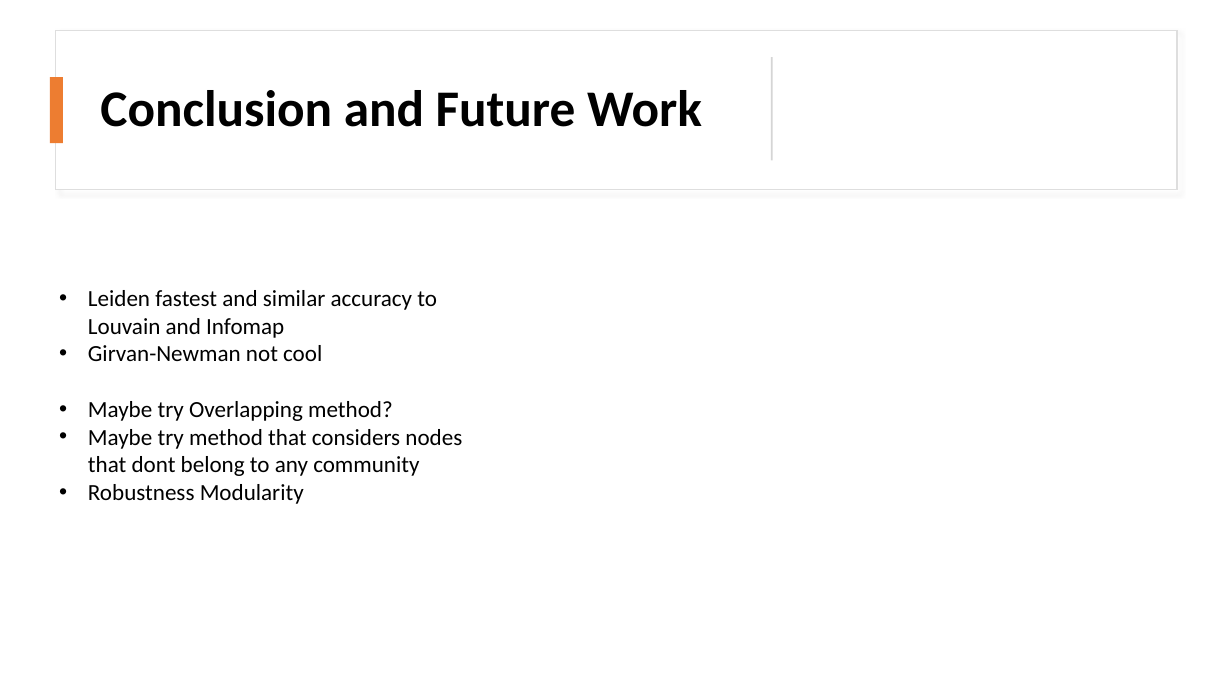
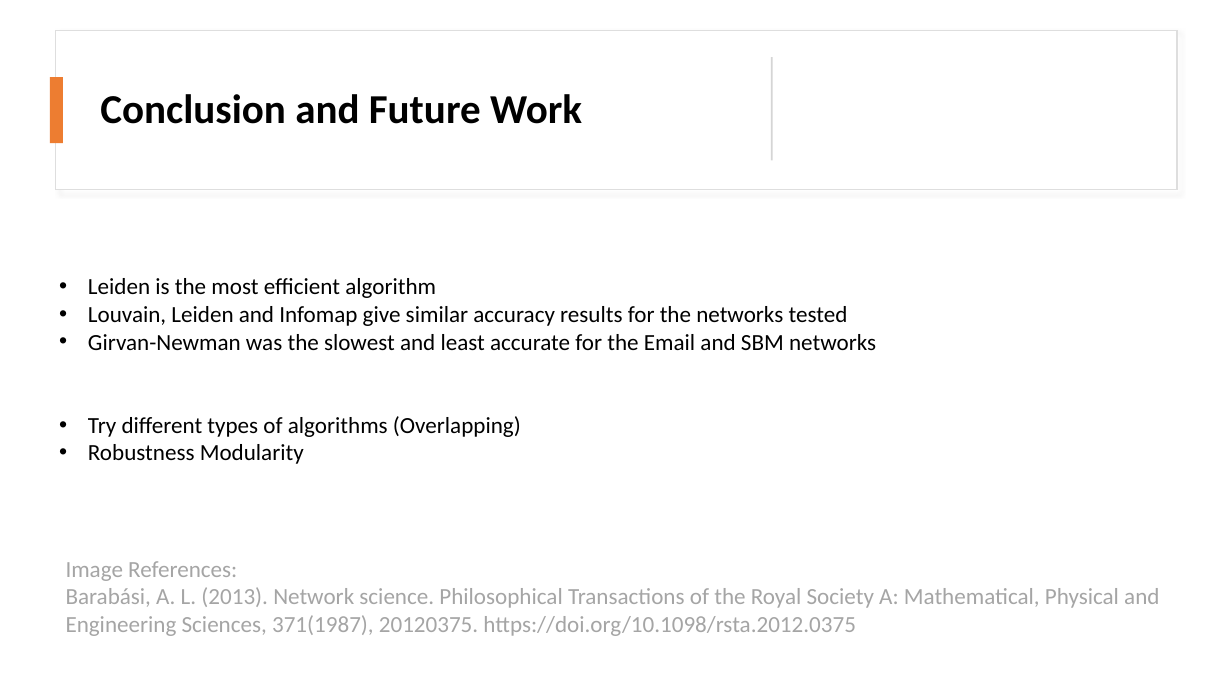
Before and after one commit to fabiuchiha/CRC2021, a slide deck: slide 10 of Docs/CRC_presentation.pptx. Drawn at 1232x693 pixels with LibreOffice and Linux fonts; fonts in the diff are those of the drawing. Boxes give left, top, right and bottom in pixels: in the first picture for what was removed or moved away, otherwise in the second. Text is boxed around its words. In the diff, an @@ line names an element or a change of style, - is before the commit and + after.

```diff
--- a/Docs/CRC_presentation.pptx
+++ b/Docs/CRC_presentation.pptx
@@ title "Conclusion and Future Work" at (100,94,582,124): size 40 to 32 pt @@
@@ text "Leiden is the most efficient ...": place and size @@
-text "Leiden is the most efficient ..." at (88,290,462,504)
+text "Leiden is the most efficient ..." at (88,278,876,464)
@@ text at (88,278,876,437): text changed @@
-• Leiden fastest and similar accuracy to Louvain and Infomap
-• Girvan-Newman not cool
-• Maybe try Overlapping method?
-• Maybe try method that considers nodes that dont belong to any community
+• Leiden is the most efficient algorithm
+• Louvain, Leiden and Infomap give similar accuracy results for the networks tested
+• Girvan-Newman was the slowest and least accurate for the Email and SBM networks
+• Try different types of algorithms (Overlapping)
@@ text added at (66,561,1159,636), 18 pt, text #A5A5A5 @@
+Image References:
+Barabási, A. L. (2013). Network science. Philosophical Transactions of the Royal Society A: Mathematical, Physical and Engineering Sciences, 371(1987), 20120375. https://doi.org/10.1098/rsta.2012.0375
```
Also in this commit, not shown: 4 other slides changed, 1 slide added, 1 slide removed.
